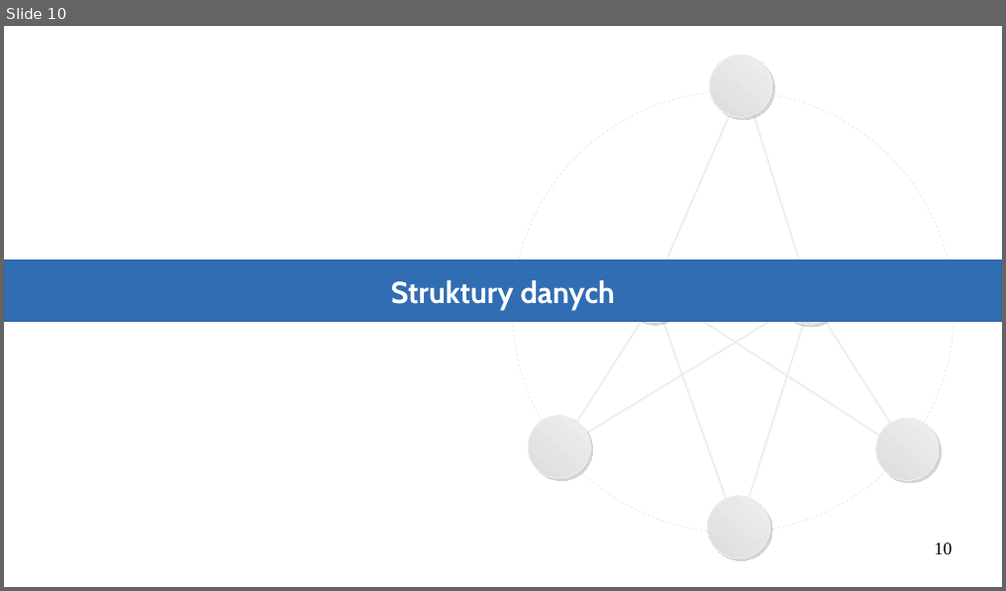
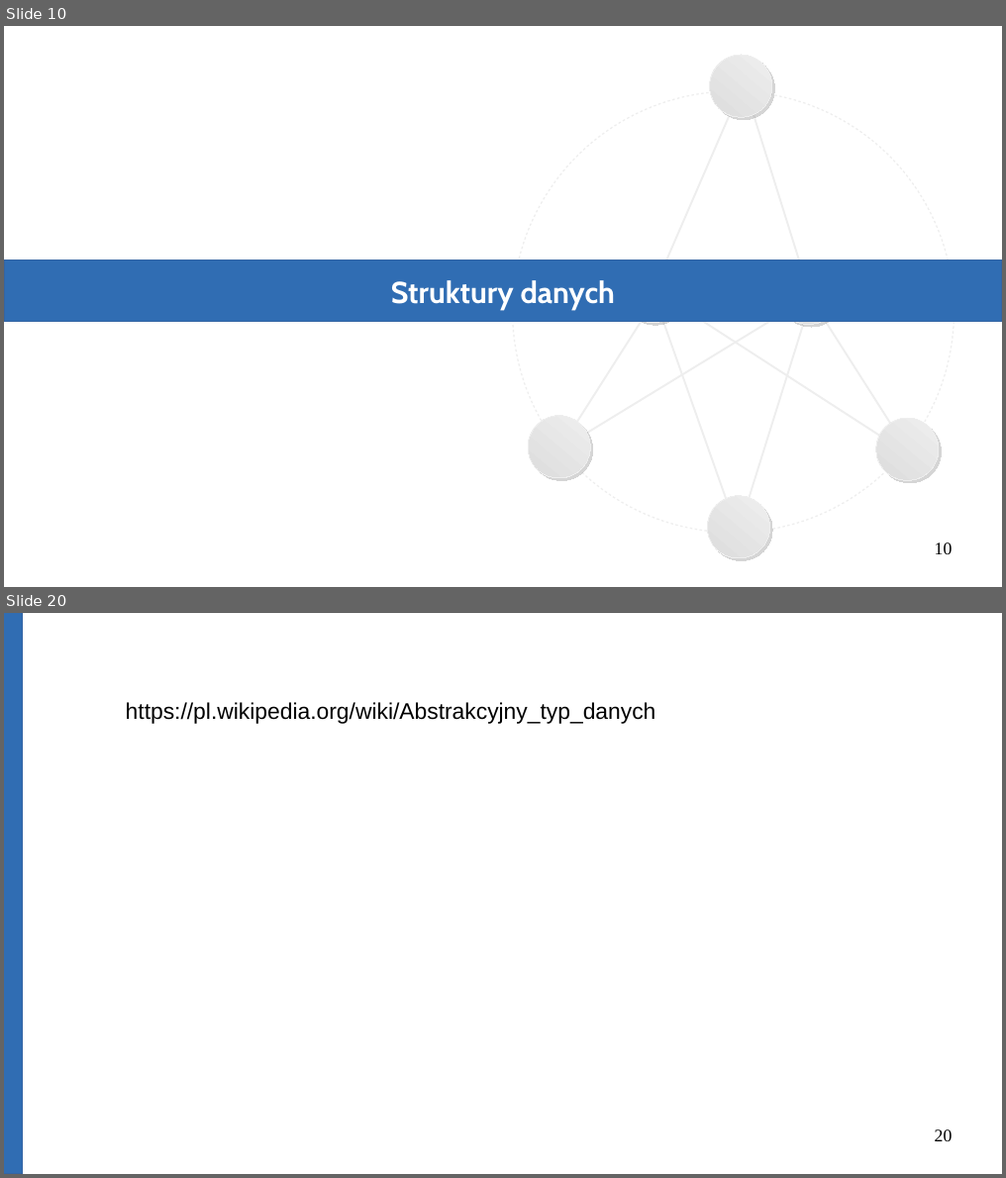
Before and after one commit to Michael-Wisniewski/algorithmic-workshop, a slide deck: Data_Structures.odp. Shown one above the other, each under a label of ours: slide 10 before the commit, slides 10 and 20 after it; the slides between them are not shown. The pictures are 1006x591 and 1006x1178 pixels, drawn with LibreOffice and Linux fonts; fonts in the diff are those of the drawing. Boxes give left, top, right and bottom in pixels: in the first picture for what was removed or moved away, otherwise in the second. Text is boxed around its words. In the diff, an @@ line names an element or a change of style, - is before the commit and + after.

```diff
--- a/Data_Structures.odp
+++ b/Data_Structures.odp
@@ slide 20 added at [4, 613, 1002, 1174], background #FFFFFF @@
@@ rectangle added at [4, 613, 22, 1174], fill #306DB3, outline #3465A4 0 pt @@
@@ text added at [126, 702, 656, 724], 18 pt, text #000000 @@
+https://pl.wikipedia.org/wiki/Abstrakcyjny_typ_danych
@@ page number added at [935, 1130, 952, 1142], 14 pt, text #000000 @@
+20
```
Also in this commit, not shown: 2 slides changed, 9 other slides added, 2 other files.
